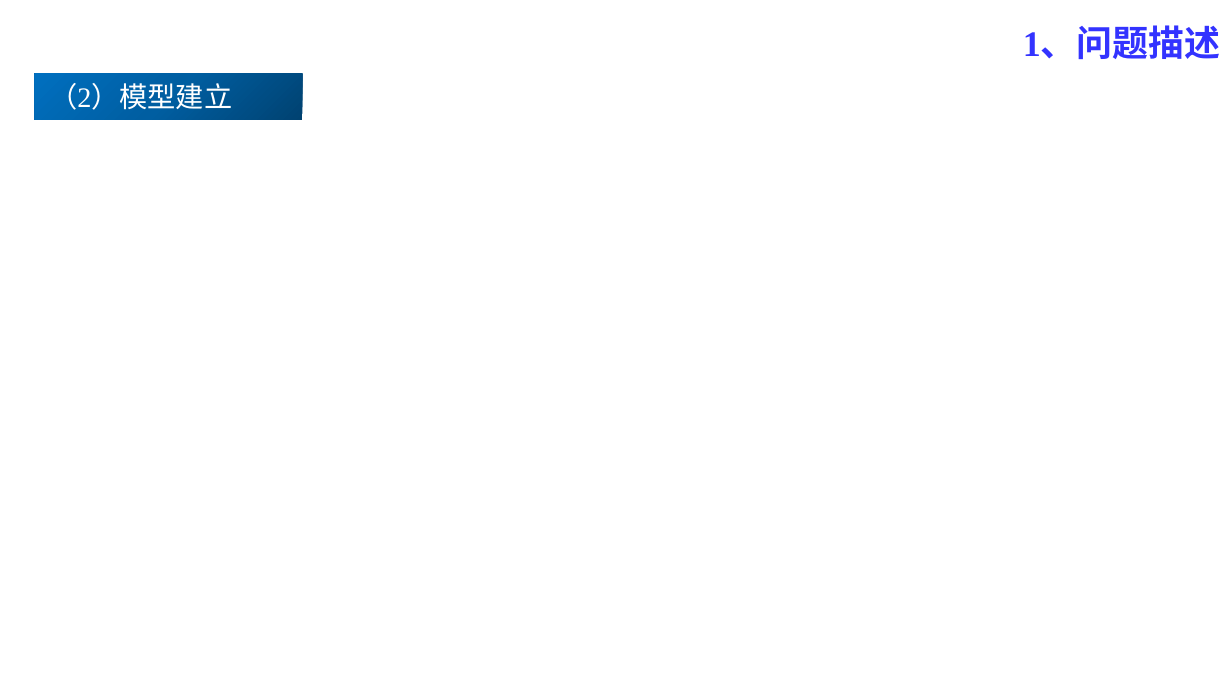
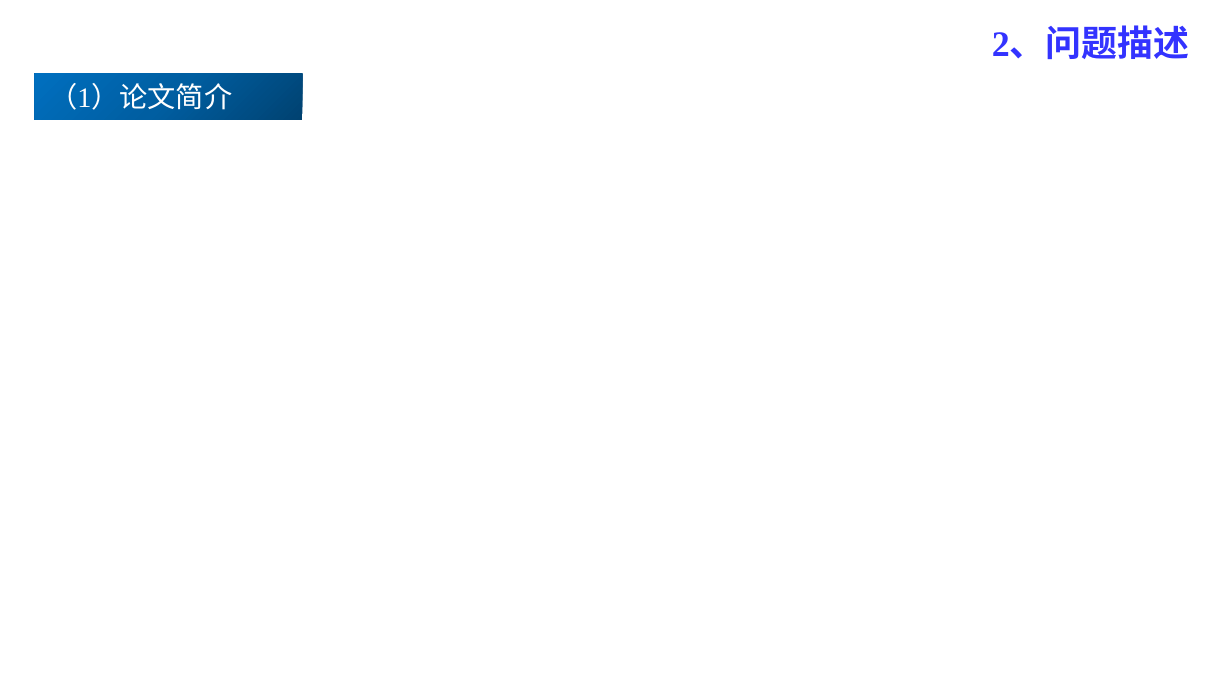
Before and after one commit to PaperStrange/ResearchRecorder, a slide deck: slide 3 of Report notes/design_of_a_gas_diffusion_layer_substrate.pptx (slide 2 before the commit). Drawn at 1232x693 pixels with LibreOffice and Linux fonts; fonts in the diff are those of the drawing. Boxes give left, top, right and bottom in pixels: in the first picture for what was removed or moved away, otherwise in the second. Text is boxed around its words. In the diff, an @@ line names an element or a change of style, - is before the commit and + after.

```diff
--- a/Report notes/design_of_a_gas_diffusion_layer_substrate.pptx
+++ b/Report notes/design_of_a_gas_diffusion_layer_substrate.pptx
@@ text at [992, 29, 1189, 59]: text changed @@
-1、问题描述
+2、问题描述
@@ text at [49, 83, 232, 110]: text changed @@
-（2）模型建立
+（1）论文简介
```
Also in this commit, not shown: 2 slides added, 1 slide removed.
